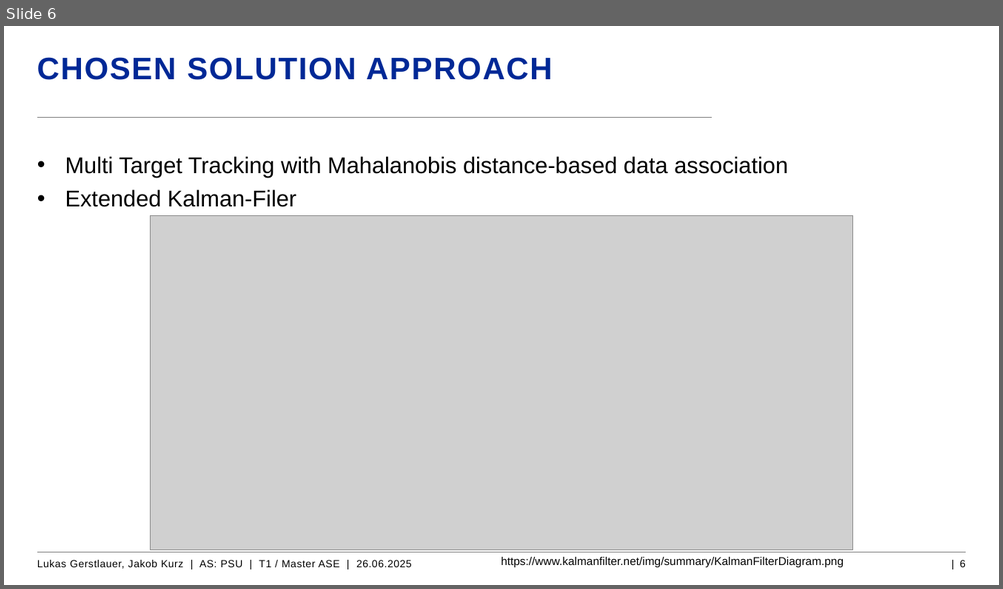
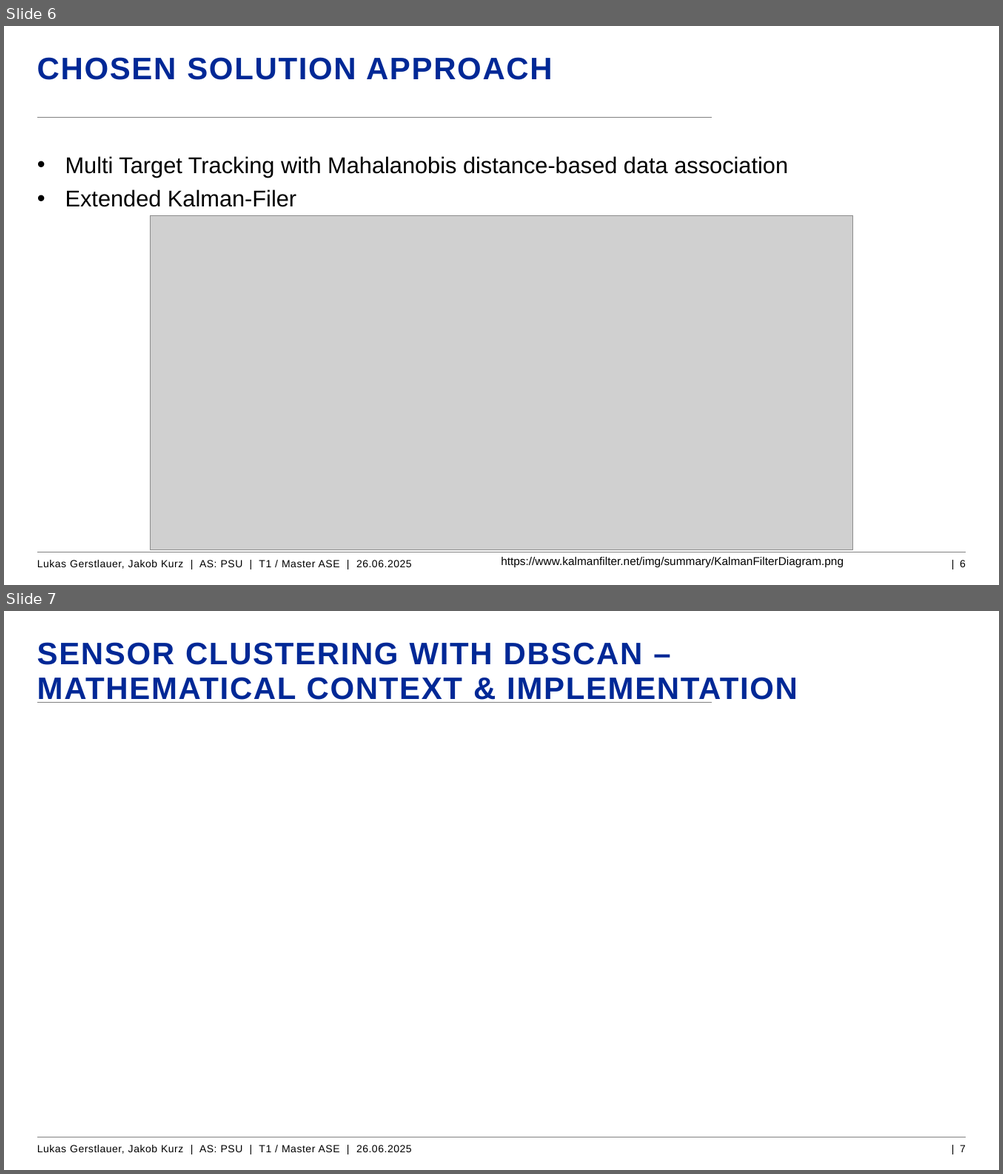
Before and after one commit to LGerstla01/ASPSU-Projects, a slide deck: Situation Understanding/Präsentation Kalmanfilter.pptx. Shown one above the other, each under a label of ours: slide 6 before the commit, slides 6 and 7 after it. The pictures are 1003x589 and 1003x1174 pixels, drawn with LibreOffice and Linux fonts; fonts in the diff are those of the drawing; grey boxes stand for pictures; background and template pictures are left out. Boxes give left, top, right and bottom in pixels: in the first picture for what was removed or moved away, otherwise in the second. Text is boxed around its words. In the diff, an @@ line names an element or a change of style, - is before the commit and + after.

Commit message:
Präsentation und Kalman-Filter und Clustering Update

```diff
--- a/Situation Understanding/Präsentation Kalmanfilter.pptx
+++ b/Situation Understanding/Präsentation Kalmanfilter.pptx
@@ slide 7 added at (x1=4, y1=611, x2=999, y2=1170), background #FFFFFF; not listed: 2 template elements that a slide beside it also shows @@
@@ title added at (x1=37, y1=642, x2=797, y2=703), 30 pt, text #002896, bold @@
+SENSOR CLUSTERING WITH DBSCAN – MATHEMATICAL CONTEXT & IMPLEMENTATION
@@ text added at (x1=37, y1=1145, x2=412, y2=1154), 10 pt, text #000000 @@
+Lukas Gerstlauer, Jakob Kurz | AS: PSU | T1 / Master ASE | 26.06.2025
@@ page number added at (x1=959, y1=1145, x2=965, y2=1153), 10 pt, text #000000 @@
+| 7
```
Also in this commit, not shown: 1 slide changed, 2 other files.
